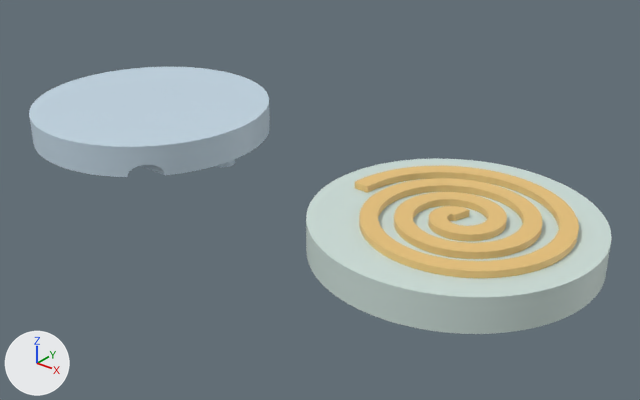
Two versions of the Blender file samples/rezz_sample.blend, one commit apart.
One viewpoint serves both versions: a camera (50 mm lens) standing at (41.0, -47.1, 29.5) and looking at (2.7, 0.8, -0.2). Lighting does not change. The marker at lower left points along +X, +Y and +Z. The first picture is the older version.

Objects in the first picture: 'Bottom', 'Decoration', 'Top'.
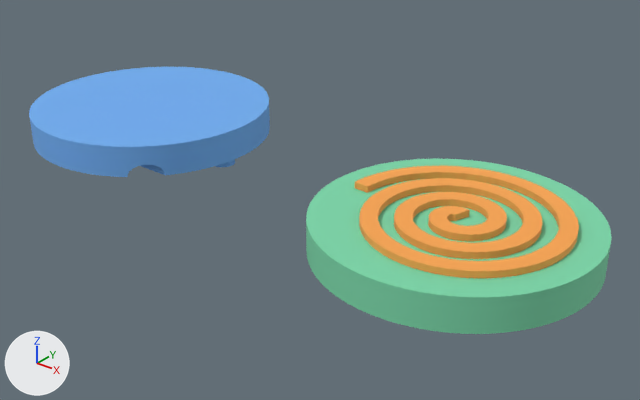
The change, as a diff of the scene's bpy script:
```diff
--- a/samples/rezz_sample.blend.py
+++ b/samples/rezz_sample.blend.py
@@ mat_ma_decor_bronze @@
+mat_ma_decor_bronze = principled_material('MA_Decor_Bronze')
+mat_ma_decor_bronze.base_color = (0.96, 0.38, 0.08)  # orange #faa650
+mat_ma_decor_bronze.roughness = 0.85
@@ mat_ma_body_sage @@
+mat_ma_body_sage = principled_material('MA_Body_Sage')
+mat_ma_body_sage.base_color = (0.2, 0.68, 0.4)  # green #7cd7aa
+mat_ma_body_sage.roughness = 0.85
@@ mat_ma_body_bluegray @@
+mat_ma_body_bluegray = principled_material('MA_Body_BlueGray')
+mat_ma_body_bluegray.base_color = (0.16, 0.42, 0.88)  # blue #6fadf1
+mat_ma_body_bluegray.roughness = 0.85
@@ me_bottom_mesh_001 @@
 me_bottom_mesh_001.from_pydata(...)  # 883 vertices, 1762 faces; spans x -28.0..-8.0, y -10.0..10.0, z 0.0..4.0
-me_bottom_mesh_001.materials.append(mat_dbg_bottom_blueprintgray_001)  # pale blue #c4d7e5
+me_bottom_mesh_001.materials.append(mat_ma_body_bluegray)  # blue #6fadf1
@@ me_top_mesh_002 @@
 me_top_mesh_002.from_pydata(...)  # 754 vertices, 1504 faces; spans x 8.0..28.0, y -10.0..10.0, z 0.0..2.5
-me_top_mesh_002.materials.append(mat_dbg_topbody_blueprintsage_001)  # light grey #cedfda
+me_top_mesh_002.materials.append(mat_ma_body_sage)  # green #7cd7aa
@@ me_decoration_mesh_002 @@
 me_decoration_mesh_002.from_pydata(...)  # 2856 vertices, 5708 faces; spans x 9.4..25.5, y -6.9..8.0, z 2.5..3.0
-me_decoration_mesh_002.materials.append(mat_dbg_decor_bronze)  # beige #eac47c
+me_decoration_mesh_002.materials.append(mat_ma_decor_bronze)  # orange #faa650
```

Boxes (x1, y1, x2, y2) around the edits, measured in the pictures (640 x 400 px):
'Top', recoloured (light grey to green): (306, 159, 611, 334) in both
'Bottom', recoloured (pale blue to blue): (29, 67, 270, 177) in both
'Decoration', recoloured (beige to orange): (355, 166, 579, 278) in both
